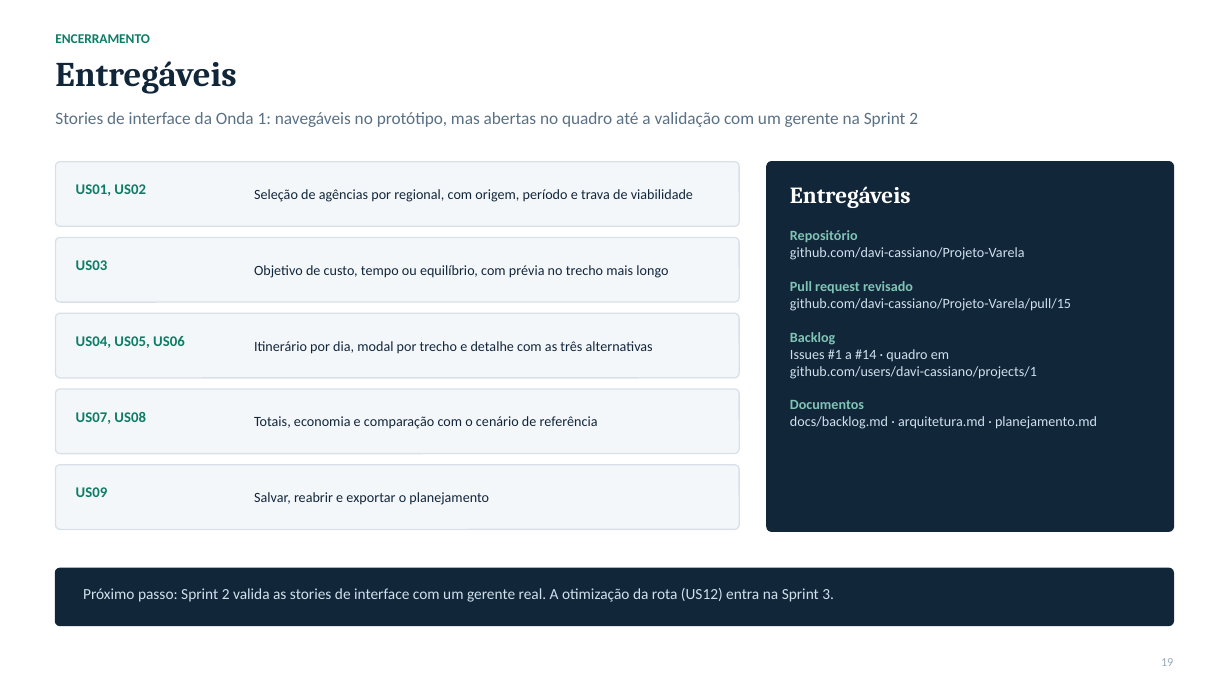
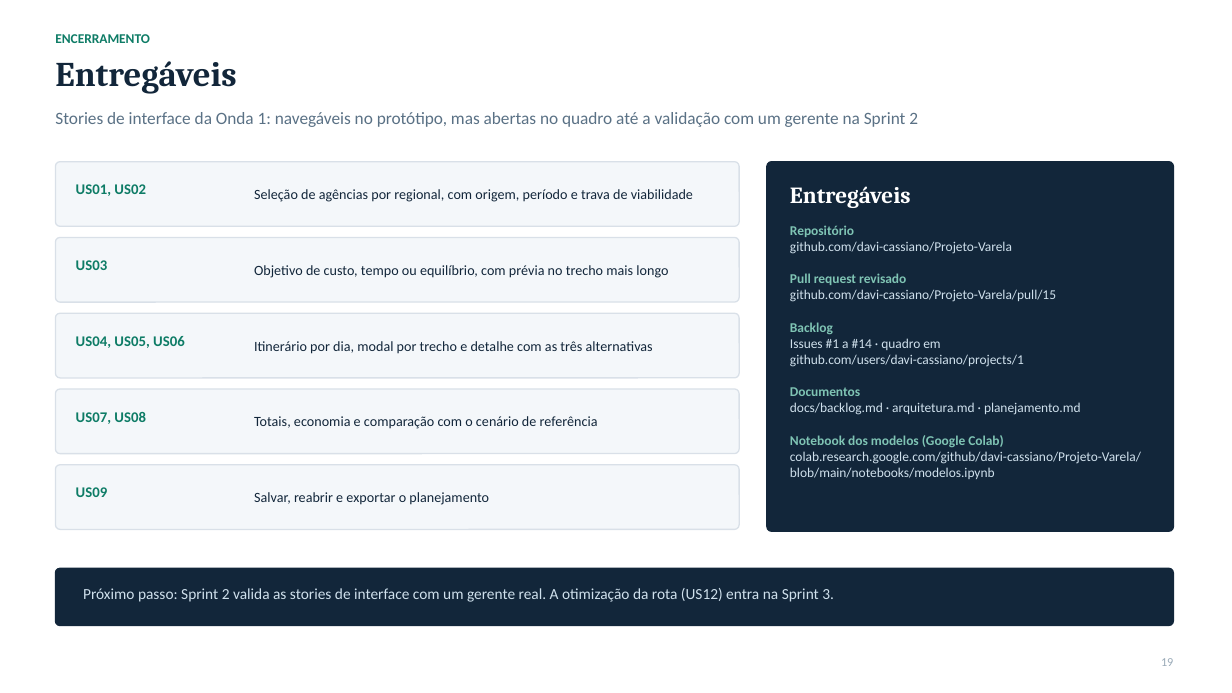
Before and after one commit to davi-cassiano/Projeto-Varela, a slide deck: slide 19 of docs/apresentacao-checkpoint-4-6.pptx. Drawn at 1232x693 pixels with LibreOffice and Linux fonts; fonts in the diff are those of the drawing. Boxes give left, top, right and bottom in pixels: in the first picture for what was removed or moved away, otherwise in the second. Text is boxed around its words. In the diff, an @@ line names an element or a change of style, - is before the commit and + after.

```diff
--- a/docs/apresentacao-checkpoint-4-6.pptx
+++ b/docs/apresentacao-checkpoint-4-6.pptx
@@ text at [790,225,1081,415]: size 11 to 10.5 pt in "Repositório", "github.com/davi-cassiano/Projeto-Varela", "Pull request revisado", "github.com/davi-cassiano/Projeto-Varela/pull/15" and 5 more places @@
@@ text at [790,435,1141,479]: paragraphs added @@
+Notebook dos modelos (Google Colab)
+colab.research.google.com/github/davi-cassiano/Projeto-Varela/blob/main/notebooks/modelos.ipynb
```
Also in this commit, not shown: 2 other slides changed, 8 other files.
